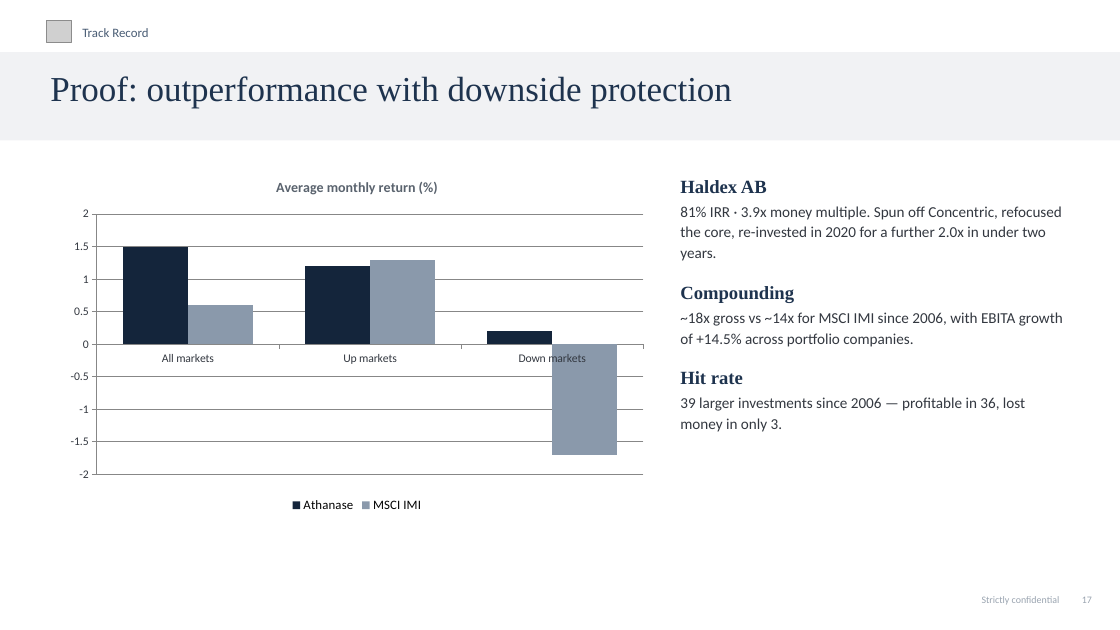
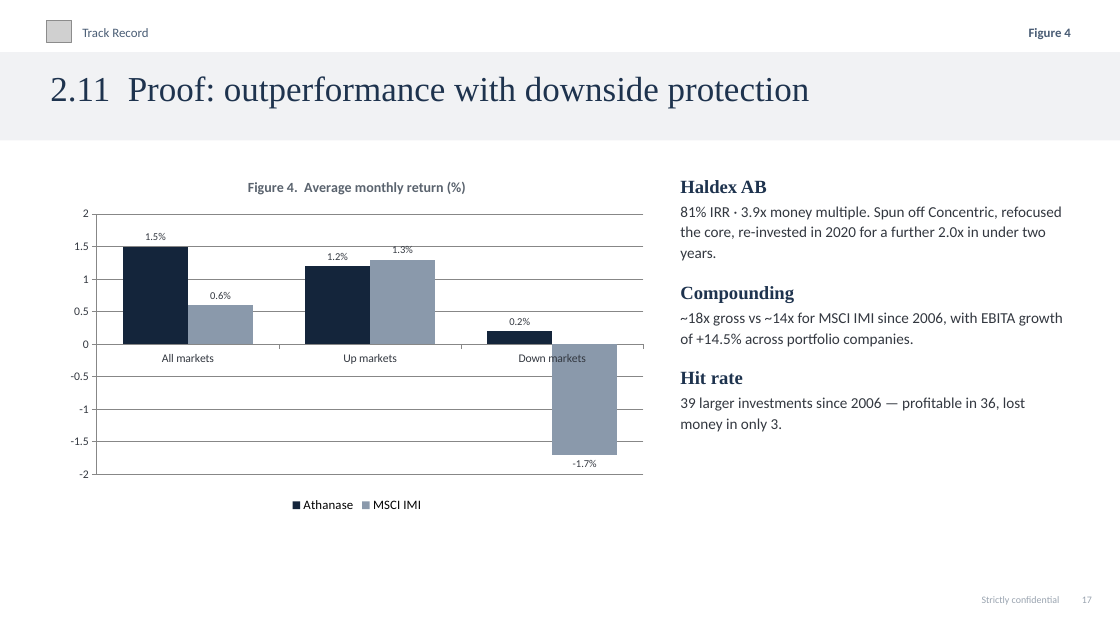
Before and after one commit to charette-lab/Claude, a slide deck: slide 20 of Athanase_Engaged_Ownership_Allocator_Deck.pptx. Drawn at 1120x630 pixels with LibreOffice and Linux fonts; fonts in the diff are those of the drawing; grey boxes stand for pictures. Boxes give left, top, right and bottom in pixels: in the first picture for what was removed or moved away, otherwise in the second. Text is boxed around its words. In the diff, an @@ line names an element or a change of style, - is before the commit and + after.

```diff
--- a/Athanase_Engaged_Ownership_Allocator_Deck.pptx
+++ b/Athanase_Engaged_Ownership_Allocator_Deck.pptx
@@ text added at box(1029, 28, 1070, 39), 11 pt, text #4A5D75, bold @@
+Figure 4
@@ text at box(50, 76, 810, 108): text changed @@
-Proof: outperformance with downside protection
+2.11 Proof: outperformance with downside protection
@@ column chart at box(59, 164, 655, 517) @@
@@ title "Average monthly return (%)" to "Figure 4.  Average monthly return (%)" @@
@@ data labels of Athanase added @@
@@ data labels of MSCI IMI added @@
```
Also in this commit, not shown: 21 other slides changed, 1 other file.
